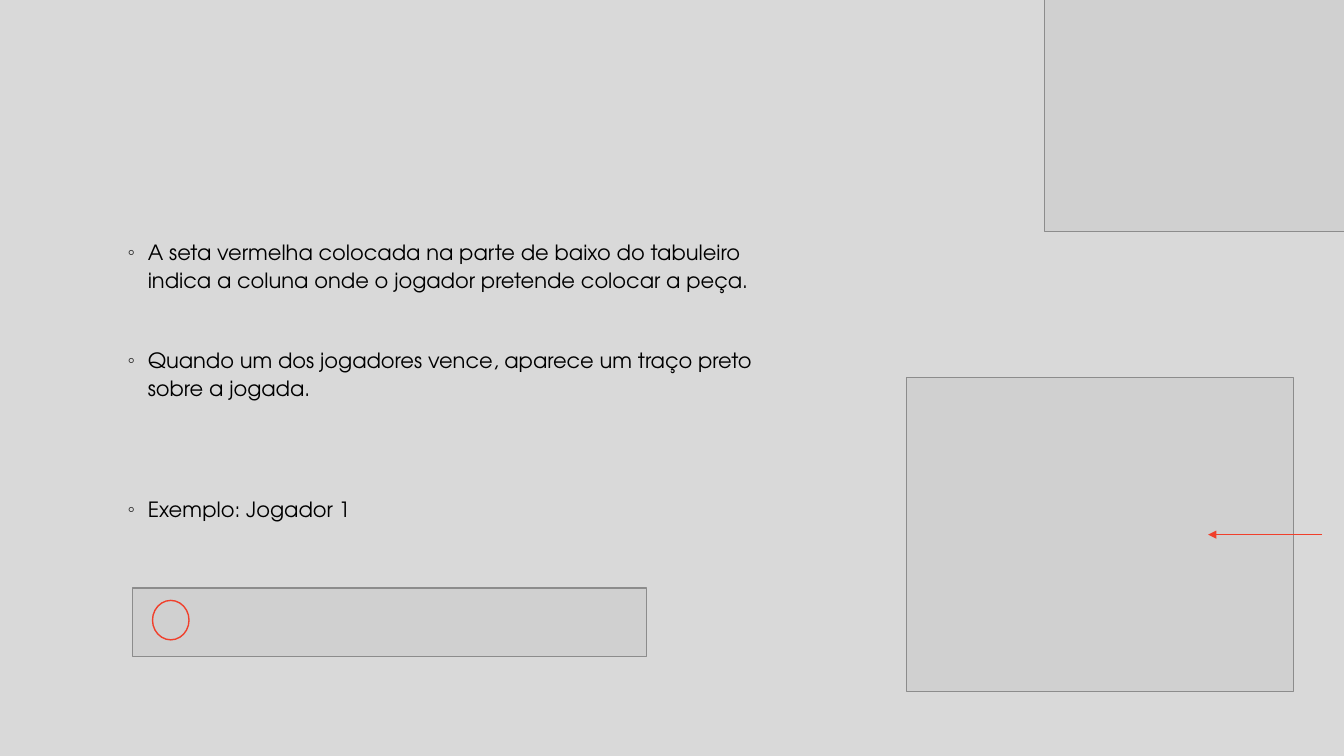
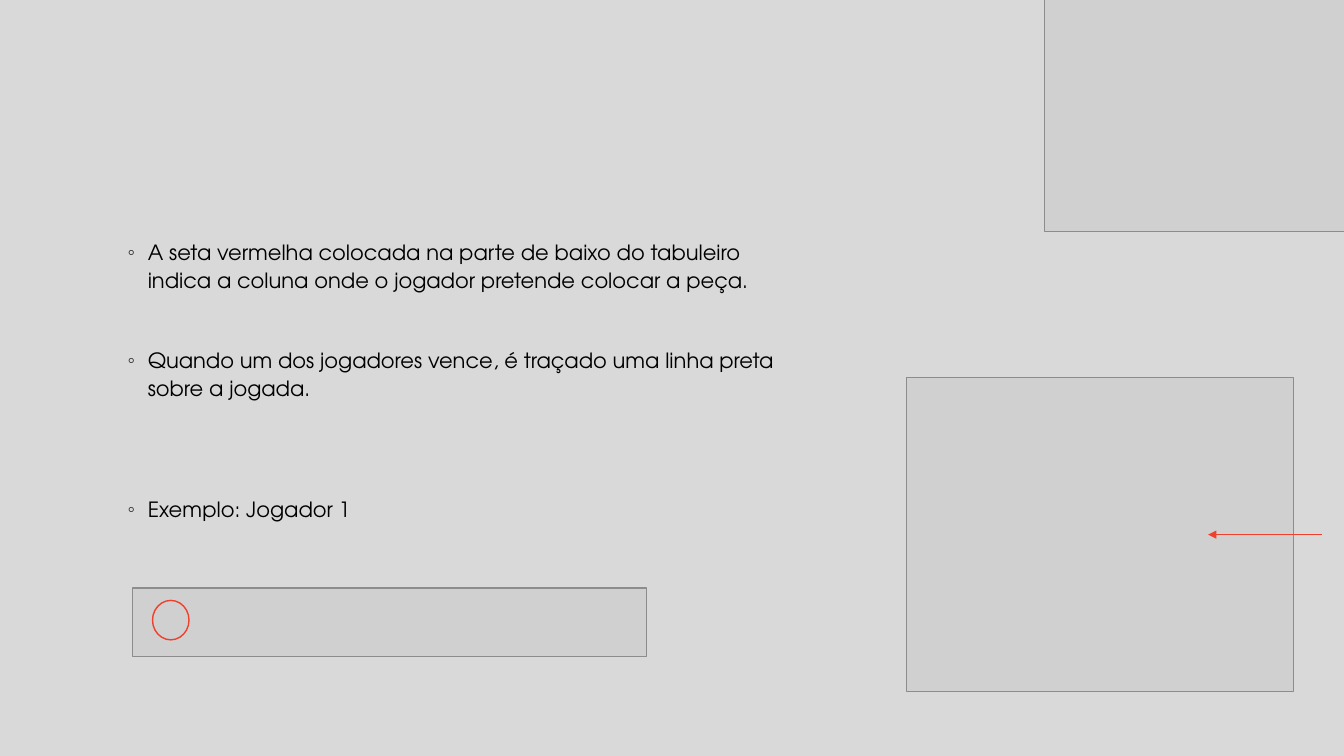
Before and after one commit to neves1997/projlab, a slide deck: slide 9 of 4inrow/src/pkg4inrow/Protótipo da Interface e Interação .pptm. Drawn at 1344x756 pixels with LibreOffice and Linux fonts; fonts in the diff are those of the drawing; grey boxes stand for pictures. Boxes give left, top, right and bottom in pixels: in the first picture for what was removed or moved away, otherwise in the second. Text is boxed around its words. In the diff, an @@ line names an element or a change of style, - is before the commit and + after.

Commit message:
ppt2- 3 slides

```diff
--- a/4inrow/src/pkg4inrow/Protótipo da Interface e Interação .pptm
+++ b/4inrow/src/pkg4inrow/Protótipo da Interface e Interação .pptm
@@ text at (x1=148, y1=352, x2=773, y2=401): text changed @@
-◦ Quando um dos jogadores vence, aparece um traço preto sobre a jogada.
+◦ Quando um dos jogadores vence, é traçado uma linha preta sobre a jogada.
```
Also in this commit, not shown: 1 other slide changed.
